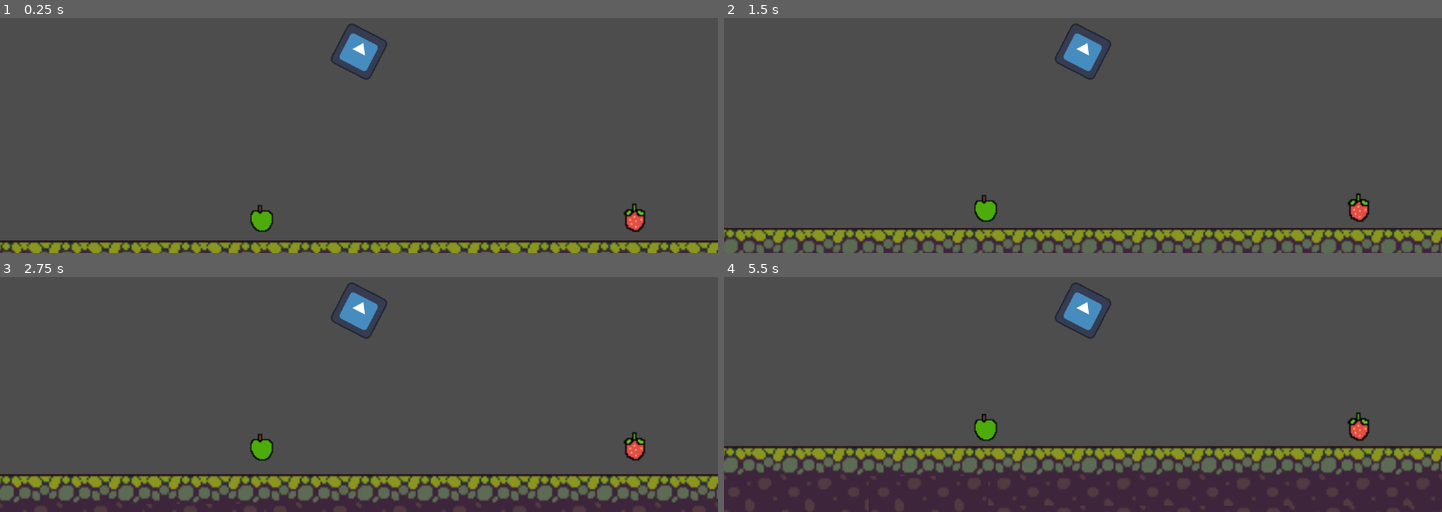
Above: before the commit, frames 1-4 (two rows, left to right).
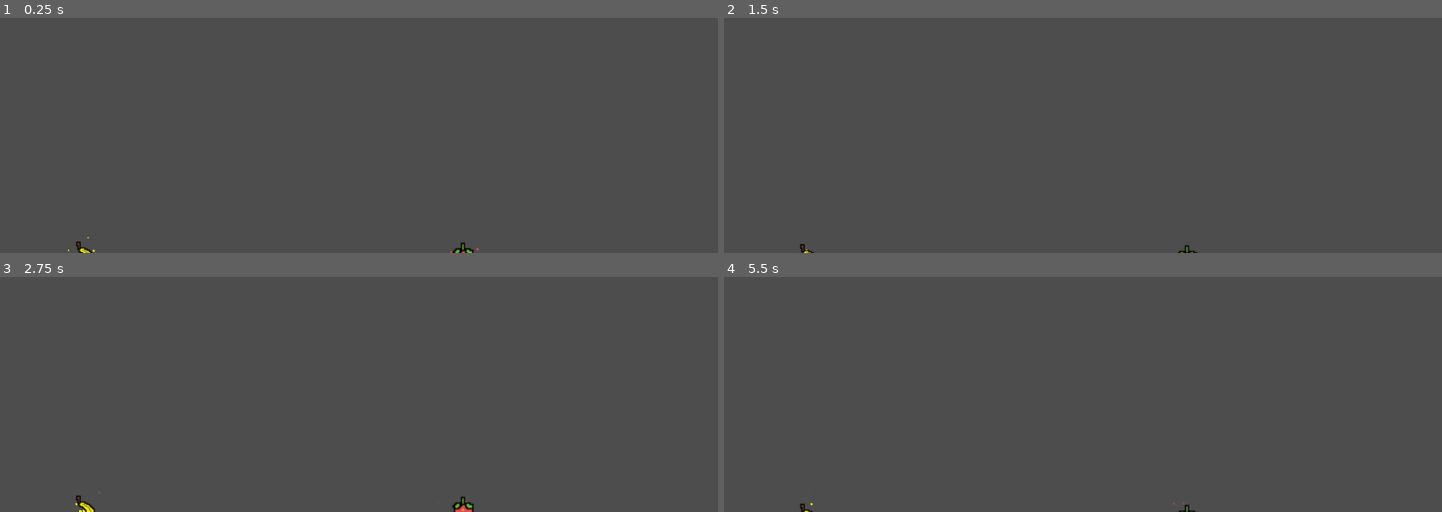
Above: after the commit, the same moments.

Repository: sammo4gun/dtjune
Game: Godot game, scene res://World.tscn
The game is run twice, just before and just after one commit, with the same random seed, the same clock (stepped at 60 frames per second) and the same inputs. The engine's default icon, where the game draws it, is replaced by a stand-in: a white triangle on a blue panel in a dark square.
Inputs:
- Up to frame 1 (0.25 s): no input
- Up to frame 2 (1.5 s): hold Right (right) 0.53-1.28 s; hold A (stick_head) 0.53-1.28 s; hold Down (ui_down) from 1.28 s (still down); tap D (stick_tail) at 1.35 s
- Up to frame 3 (2.75 s): release Down (ui_down) at 2.03 s; hold Right (right) from 2.03 s (still down); hold A (stick_head) from 2.03 s (still down)
- Up to frame 4 (5.5 s): release Right (right) at 2.78 s; release A (stick_head) at 2.78 s; hold Up (ui_up) 2.78-3.53 s; tap D (stick_tail) at 2.85, 4.35 s; hold A (stick_head) 3.53-4.28 s; hold Left (left) 3.53-5.03 s; hold Down (ui_down) from 5.03 s (still down); hold A (stick_head) from 5.03 s (still down)

The runs differ from the first frame. In frame 1, 6.4% of the frame differs, in the area x 0-100%, y 2-100%; in frame 2, 10%; in frame 3, 15%; in frame 4, 25%.

Commit message:
push to main

Diff:
--- a/dtjune/World.tscn
+++ b/dtjune/World.tscn
@@ -1,8 +1,7 @@
-[gd_scene load_steps=9 format=4 uid="uid://bbq0b4ceveffm"]
-
-[ext_resource type="Texture2D" uid="uid://c1pee3o11g6i7" path="res://icon.svg" id="1_c6gwx"]
+[gd_scene load_steps=7 format=4 uid="uid://bbq0b4ceveffm"]
+
 [ext_resource type="Texture2D" uid="uid://bc5up41pg017q" path="res://Assets/JungleTileset.png" id="2_2dftf"]
-[ext_resource type="Script" uid="uid://c7k0rtm57ohrg" path="res://test_body.gd" id="2_js7pq"]
+[ext_resource type="PackedScene" path="res://player.tscn" id="3_bcbcq"]
 [ext_resource type="PackedScene" uid="uid://c20xcgusbs3hk" path="res://fruit.tscn" id="4_js7pq"]
 
 [sub_resource type="TileSetAtlasSource" id="TileSetAtlasSource_bcbcq"]
@@ -237,12 +236,9 @@
 
 [sub_resource type="WorldBoundaryShape2D" id="WorldBoundaryShape2D_cmany"]
 
-[sub_resource type="RectangleShape2D" id="RectangleShape2D_2dftf"]
-size = Vector2(127, 125)
-
 [node name="World" type="Node2D"]
 
-[node name="Floor" type="StaticBody2D" parent="." groups=["Grabbable"]]
+[node name="Floor" type="StaticBody2D" parent="." groups=["Grabbable", "Wall"]]
 position = Vector2(389, 691)
 
 [node name="TileMapLayer" type="TileMapLayer" parent="Floor"]
@@ -253,26 +249,13 @@
 [node name="CollisionShape2D" type="CollisionShape2D" parent="Floor"]
 shape = SubResource("WorldBoundaryShape2D_cmany")
 
-[node name="TestBody" type="RigidBody2D" parent="."]
-position = Vector2(301, 383)
-rotation = 0.475661
-script = ExtResource("2_js7pq")
-
-[node name="CollisionShape2D" type="CollisionShape2D" parent="TestBody"]
-position = Vector2(-0.5, -1.49998)
-scale = Vector2(0.567294, 0.567294)
-shape = SubResource("RectangleShape2D_2dftf")
-
-[node name="Sprite2D" type="Sprite2D" parent="TestBody"]
-scale = Vector2(0.559143, 0.559143)
-texture = ExtResource("1_c6gwx")
-
-[node name="Camera2D" type="Camera2D" parent="TestBody"]
-
 [node name="Fruit" parent="." instance=ExtResource("4_js7pq")]
 position = Vector2(144, 655)
-picked_type = 2
+picked_type = 4
 
 [node name="Fruit2" parent="." instance=ExtResource("4_js7pq")]
 position = Vector2(744, 658)
 picked_type = 1
+
+[node name="Player" parent="." instance=ExtResource("3_bcbcq")]
+position = Vector2(182, 318)
--- a/dtjune/fruit.tscn
+++ b/dtjune/fruit.tscn
@@ -64,7 +64,6 @@
 script = ExtResource("1_dajs1")
 
 [node name="Particles" type="GPUParticles2D" parent="."]
-visible = false
 scale = Vector2(1, 1)
 amount = 16
 lifetime = 0.8
--- a/dtjune/test_body.gd
+++ /dev/null
@@ -1,18 +0,0 @@
-extends RigidBody2D
-
-const SPEED := 200.0
-
-func _physics_process(_delta):
-	var input_vector = Vector2.ZERO
-
-	if Input.is_action_pressed("move_right"):
-		input_vector.x += 1
-	if Input.is_action_pressed("move_left"):
-		input_vector.x -= 1
-	if Input.is_action_pressed("move_down"):
-		input_vector.y += 1
-	if Input.is_action_pressed("move_up"):
-		input_vector.y -= 1
-
-	input_vector = input_vector.normalized()
-	linear_velocity = input_vector * SPEED
Not shown, removed: dtjune/test_body.gd.uid
